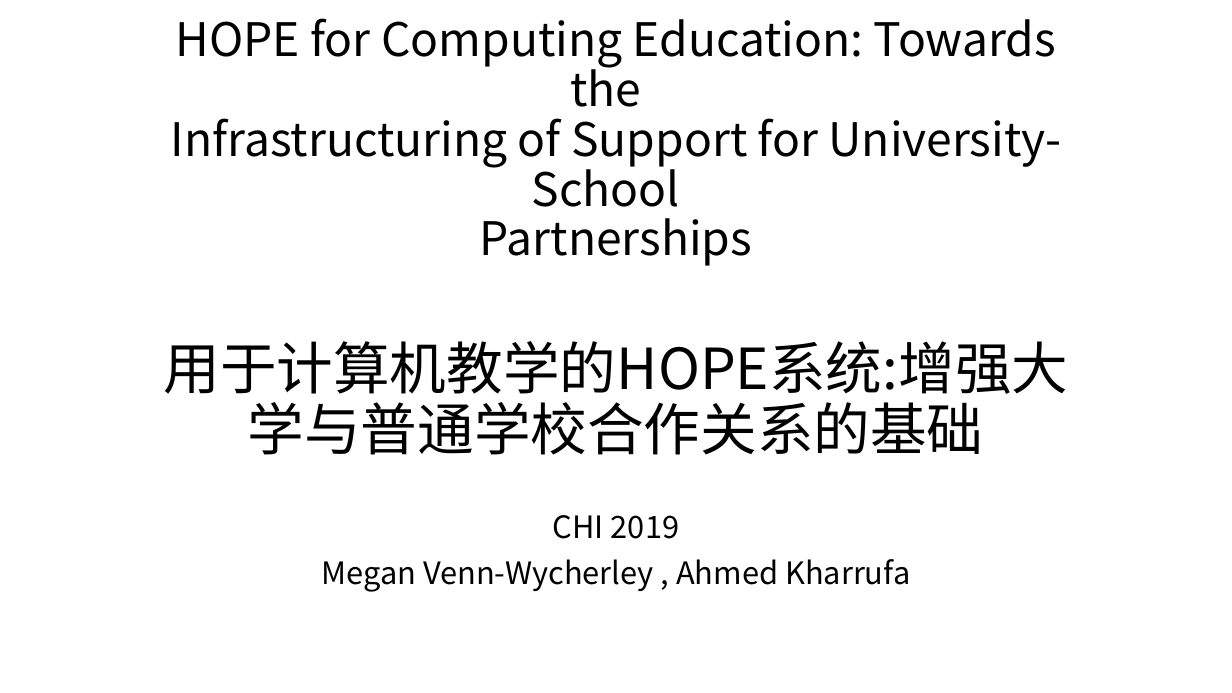
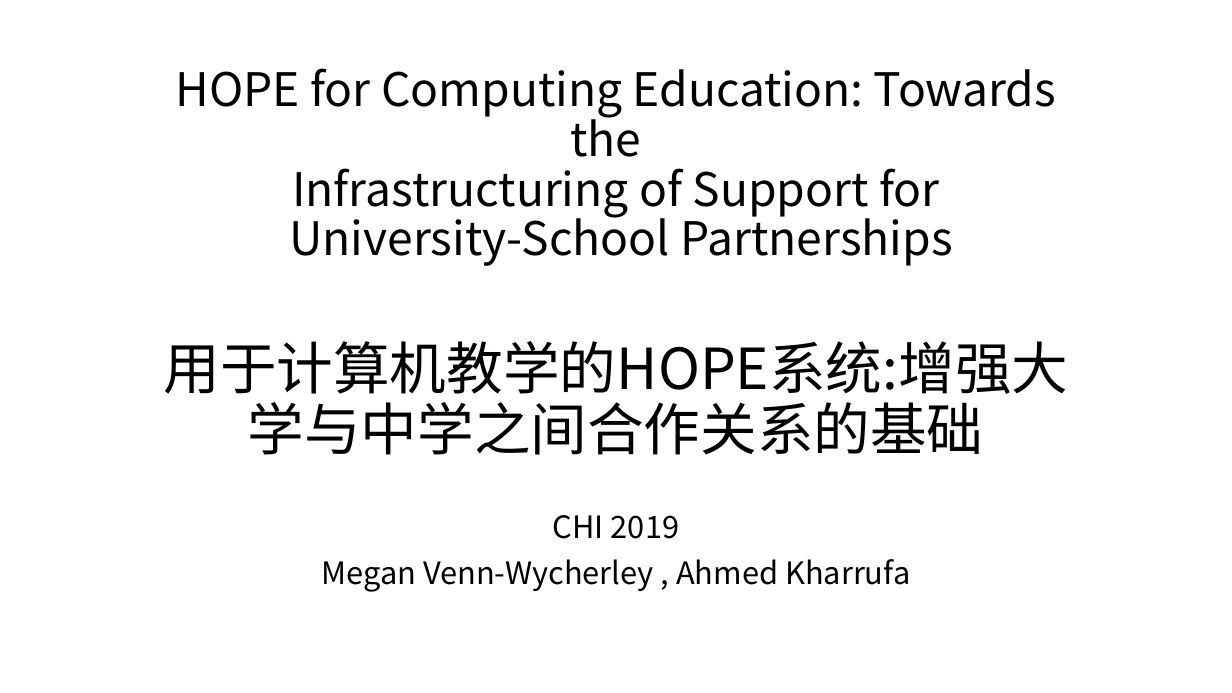
Before and after one commit to twesix/paper-notes, a slide deck: slide 1 of 201905/5-25分享.pptx. Drawn at 1232x693 pixels with LibreOffice and Linux fonts; fonts in the diff are those of the drawing. Boxes give left, top, right and bottom in pixels: in the first picture for what was removed or moved away, otherwise in the second. Text is boxed around its words. In the diff, an @@ line names an element or a change of style, - is before the commit and + after.

```diff
--- a/201905/5-25分享.pptx
+++ b/201905/5-25分享.pptx
@@ title at box(163, 68, 1068, 455): text changed @@
-HOPE for Computing Education: Towards the
-Infrastructuring of Support for University-School
-Partnerships
-用于计算机教学的HOPE系统:增强大学与普通学校合作关系的基础
+HOPE for Computing Education: Towards the
+Infrastructuring of Support for
+University-School Partnerships
+用于计算机教学的HOPE系统:增强大学与中学之间合作关系的基础
```
Also in this commit, not shown: 1 other slide changed, 10 slides added, 2 slides removed, 1 other file.
